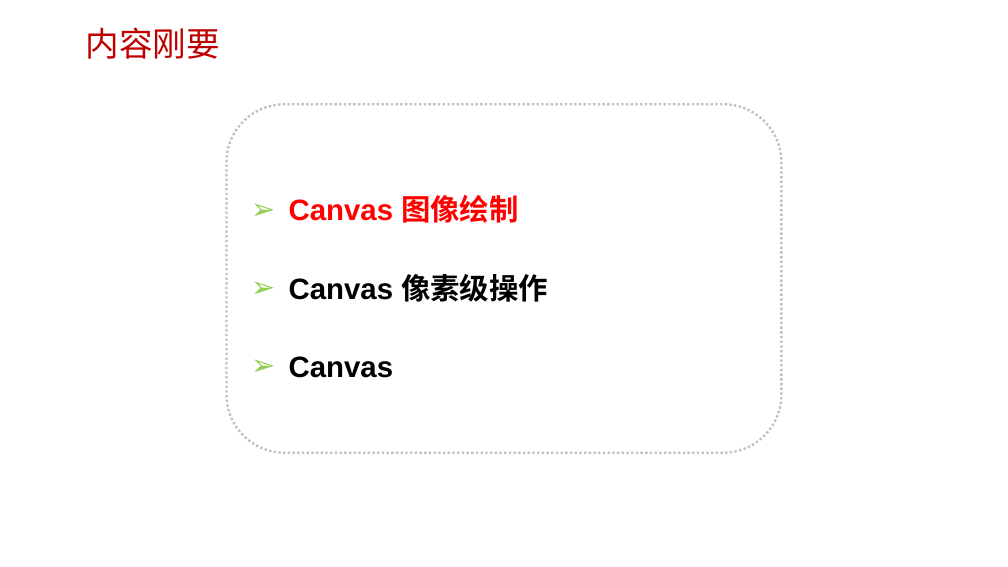
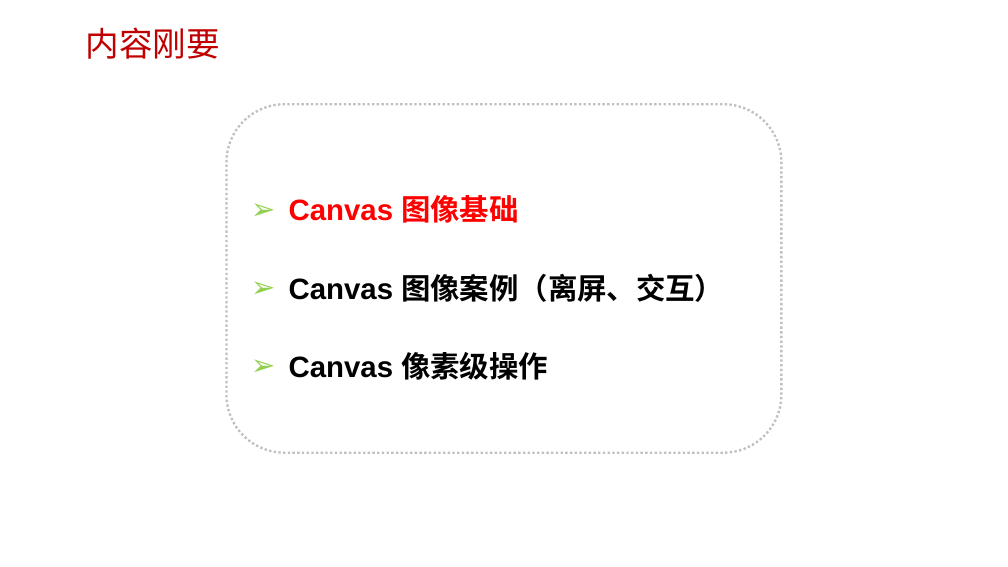
Before and after one commit to edu2act/course-H5-Animation-and-Game-Development, a slide deck: slide 2 of 课程PPT/（03）H5 Canvas图像操作.pptx. Drawn at 1008x567 pixels with LibreOffice and Linux fonts; fonts in the diff are those of the drawing; background and template pictures are left out. Boxes give left, top, right and bottom in pixels: in the first picture for what was removed or moved away, otherwise in the second. Text is boxed around its words. In the diff, an @@ line names an element or a change of style, - is before the commit and + after.

```diff
--- a/课程PPT/（03）H5 Canvas图像操作.pptx
+++ b/课程PPT/（03）H5 Canvas图像操作.pptx
@@ text in rounded rectangle at (289, 195, 724, 302): text changed; text colour #FF0000 to #000000 @@
-➢ Canvas 图像绘制
+➢ Canvas 图像基础
+➢ Canvas 图像案例（离屏、交互）
```
Also in this commit, not shown: 5 other slides changed, 2 slides added, 4 other files.
